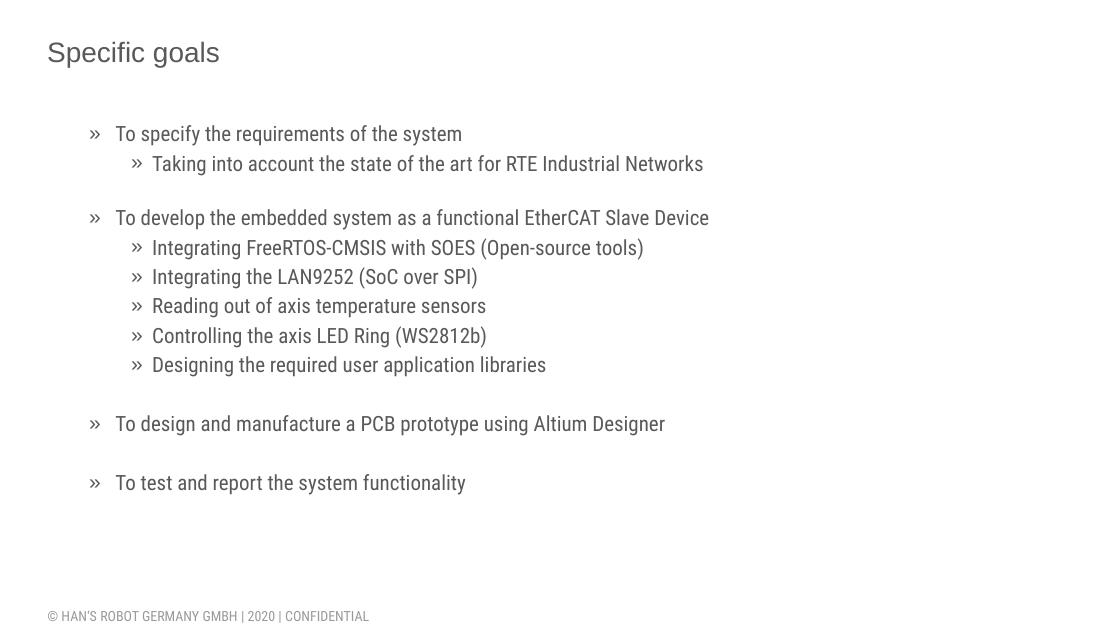
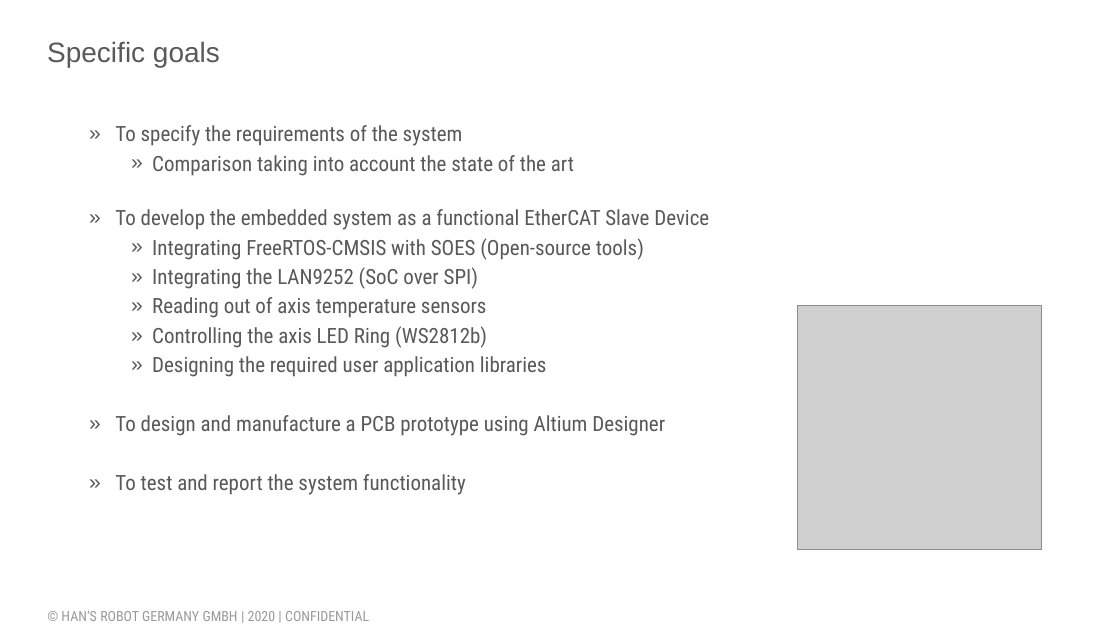
Before and after one commit to CarlosReyesHans/Projektarbeit, a slide deck: slide 6 of 03_Documentation/Presentation/Kick off presentation_v4.pptx. Drawn at 1120x630 pixels with LibreOffice and Linux fonts; fonts in the diff are those of the drawing; grey boxes stand for pictures; background and template pictures are left out. Boxes give left, top, right and bottom in pixels: in the first picture for what was removed or moved away, otherwise in the second. Text is boxed around its words. In the diff, an @@ line names an element or a change of style, - is before the commit and + after.

```diff
--- a/03_Documentation/Presentation/Kick off presentation_v4.pptx
+++ b/03_Documentation/Presentation/Kick off presentation_v4.pptx
@@ text at (152,155,574,176): text changed @@
-    » Taking into account the state of the art for RTE Industrial Networks
+    » Comparison taking into account the state of the art
@@ picture added at (797,305,1042,549) @@
```
Also in this commit, not shown: 6 other slides changed, 1 slide added, 1 slide removed, 12 other files.
